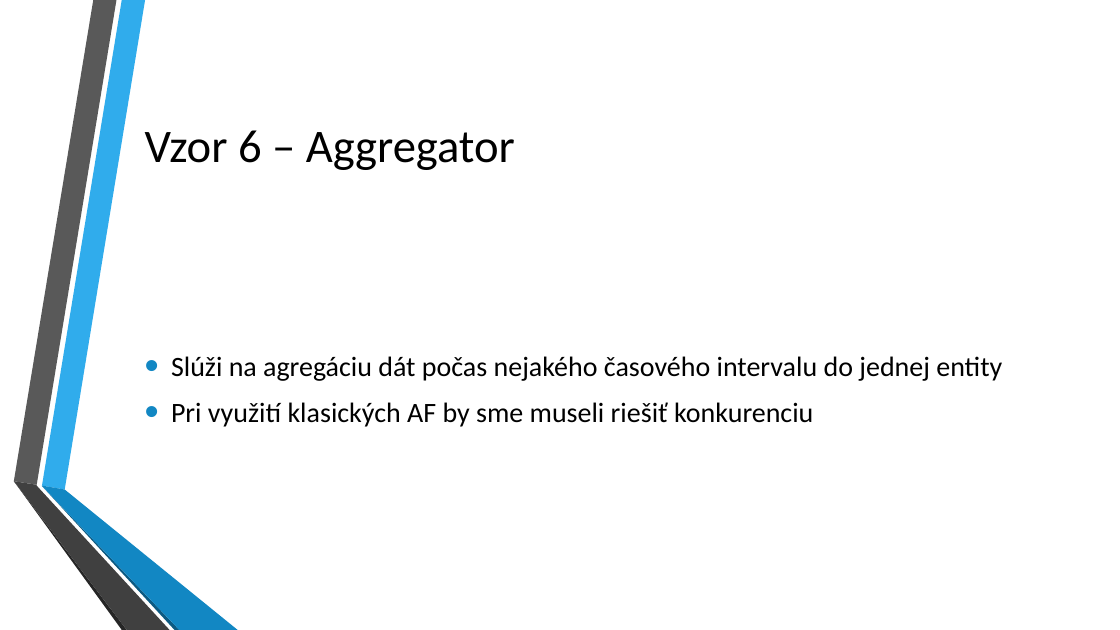
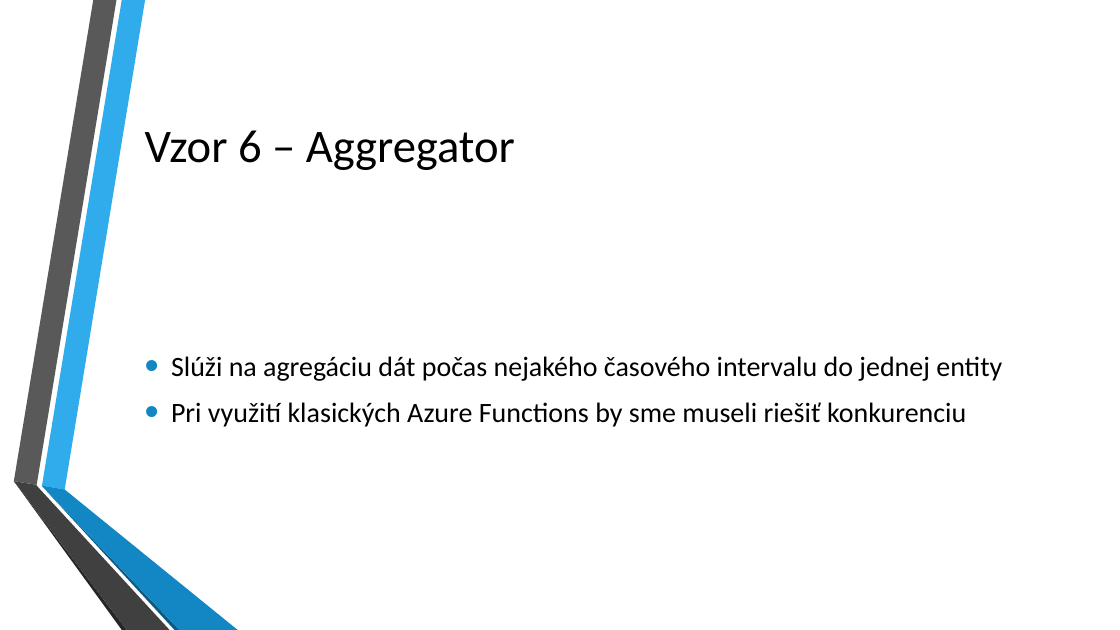
Before and after one commit to kubinko/Azure-Resources-Overview, a slide deck: slide 43 of 05 - Durable Functions/Durable Functions.pptx. Drawn at 1120x630 pixels with LibreOffice and Linux fonts; fonts in the diff are those of the drawing; background and template pictures are left out. Boxes give left, top, right and bottom in pixels: in the first picture for what was removed or moved away, otherwise in the second. Text is boxed around its words. In the diff, an @@ line names an element or a change of style, - is before the commit and + after.

```diff
--- a/05 - Durable Functions/Durable Functions.pptx
+++ b/05 - Durable Functions/Durable Functions.pptx
@@ text at [171,402,966,427]: text changed @@
-• Pri využití klasických AF by sme museli riešiť konkurenciu
+• Pri využití klasických Azure Functions by sme museli riešiť konkurenciu
```
Also in this commit, not shown: 6 other slides changed, 4 other files.
